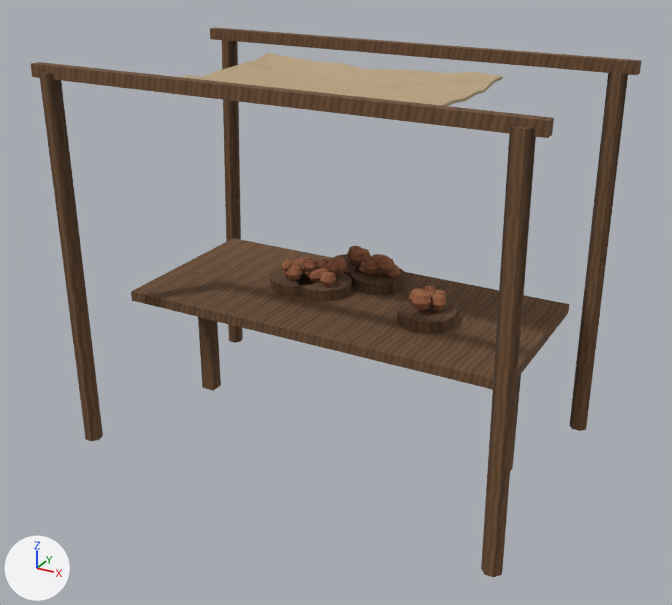
What one commit did to the glTF model assets/models/stall/canopy_fruit.glb.
One viewpoint serves both versions: a camera (50 mm lens) standing at (2.43, -4.45, 3.11) and looking at (0.03, -0.09, 0.93). The axes (+X, +Y, +Z) are drawn at lower left. The lights are the same throughout. The older version comes first. Vertices at exactly the same position are counted once.

Objects in the first picture: 'canopy_fruit'.
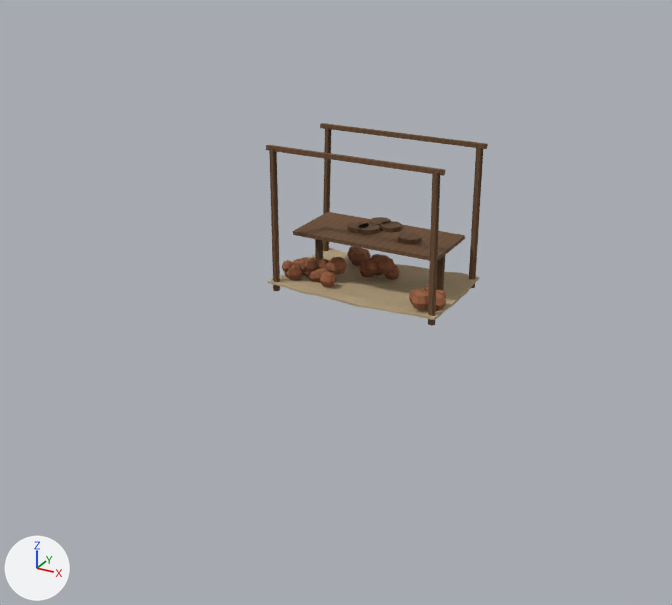
Where the newer file only moved an object's origin or applied its transform, the numbers keep the older frame.

The change, as a diff of the scene's bpy script:
```diff
--- a/assets/models/stall/canopy_fruit.glb.py
+++ b/assets/models/stall/canopy_fruit.glb.py
@@ me_cylinder @@
 # used by ob_canopy_fruit; location = (0.0, 0.0, 0.0)
-me_cylinder.from_pydata(...)  # 1468 vertices, 2708 faces; spans x -1.4..1.4, y -0.86..0.87, z -0.01..2.29
+me_cylinder.from_pydata(...)  # 1468 vertices, 2708 faces; spans x -0.42..0.66, y -0.12..0.57, z 0.91..1.8
+# me_cylinder part 1: the loose piece of 14 vertices spanning x -1.36..-1.24, y -0.86..-0.74, z 0.0..2.25 is scaled about its middle by 0.388, then moved by (0.92, 0.72, 0.23)
+# me_cylinder part 2: the loose piece of 14 vertices spanning x -1.37..-1.23, y 0.73..0.87, z 0.0..2.25 is scaled about its middle by 0.388, then moved by (0.92, -0.26, 0.23)
+# me_cylinder part 3: the loose piece of 14 vertices spanning x 1.24..1.36, y -0.86..-0.73, z 0.0..2.25 is scaled about its middle by 0.388, then moved by (-0.68, 0.72, 0.23)
+# me_cylinder part 4: the loose piece of 14 vertices spanning x 1.24..1.36, y 0.74..0.87, z 0.0..2.25 is scaled about its middle by 0.388, then moved by (-0.68, -0.26, 0.23)
+# me_cylinder part 5: the loose piece of 8 vertices spanning x -1.4..1.4, y -0.83..-0.77, z 2.21..2.29 is scaled about its middle by 0.388, then moved by (0.12, 0.72, -0.46)
+# me_cylinder part 6: the loose piece of 8 vertices spanning x -1.4..1.4, y 0.77..0.83, z 2.21..2.29 is scaled about its middle by 0.388, then moved by (0.12, -0.26, -0.46)
+# me_cylinder part 7: the loose piece of 8 vertices spanning x -1.2..1.2, y -0.45..0.65, z 0.82..0.88 is scaled about its middle by 0.388, then moved by (0.12, 0.17, 0.4)
+# me_cylinder part 8: the loose piece of 8 vertices spanning x -1.09..-1.0, y 0.05..0.15, z -0.01..0.85 is scaled about its middle by 0.387, then moved by (0.76, 0.17, 0.66)
+# me_cylinder part 9: the loose piece of 8 vertices spanning x 1.0..1.09, y 0.05..0.15, z -0.01..0.85 is scaled about its middle by 0.387, then moved by (-0.52, 0.17, 0.66)
+# me_cylinder part 10: the loose piece of 24 vertices spanning x -0.32..0.02, y 0.3..0.64, z 0.88..0.95 is scaled about its middle by 0.387, then moved by (0.21, -0.05, 0.36)
+# me_cylinder part 11: the loose piece of 24 vertices spanning x 0.39..0.73, y -0.15..0.19, z 0.88..0.95 is scaled about its middle by 0.387, then moved by (-0.22, 0.22, 0.36)
+# me_cylinder part 12: the loose piece of 24 vertices spanning x -0.52..-0.18, y -0.06..0.28, z 0.88..0.95 is scaled about its middle by 0.387, then moved by (0.34, 0.16, 0.36)
+# me_cylinder part 13: the loose piece of 24 vertices spanning x -0.09..0.25, y 0.21..0.55, z 0.88..0.95 is scaled about its middle by 0.388, then moved by (0.07, 0.0, 0.36)
+# me_cylinder part 14: the loose piece of 24 vertices spanning x -0.34..0.0, y -0.04..0.3, z 0.88..0.95 is scaled about its middle by 0.388, then moved by (0.23, 0.16, 0.36)
+# me_cylinder part 15: the loose piece of 160 vertices spanning x -0.75..0.75, y -0.48..0.48, z 2.12..2.22 is scaled about its middle by 0.722, then moved by (0.12, 0.23, -1.22)
 me_cylinder.materials.append(mat_wood)
```

Boxes [x1, y1, x2, y2] around the edits, measured in the pictures (672 x 605 px; the box of a moved part takes in the faces that stretch with it):
'canopy_fruit', reshaped (64% narrower, 63% shorter): before [31, 27, 642, 577]; after [266, 123, 488, 326]
part 1 of me_cylinder, moved or reshaped: before [39, 71, 103, 441]; after [269, 148, 280, 291]
part 2 of me_cylinder, moved or reshaped: before [222, 35, 243, 343]; after [323, 127, 332, 251]
part 3 of me_cylinder, moved or reshaped: before [481, 125, 536, 577]; after [428, 172, 440, 326]
part 4 of me_cylinder, moved or reshaped: before [570, 67, 628, 431]; after [469, 146, 483, 288]
part 5 of me_cylinder, moved or reshaped: before [31, 62, 554, 138]; after [266, 145, 445, 176]
part 6 of me_cylinder, moved or reshaped: before [210, 27, 642, 75]; after [320, 123, 488, 149]
part 7 of me_cylinder, moved or reshaped: before [131, 238, 569, 390]; after [293, 212, 465, 261]
part 8 of me_cylinder, moved or reshaped (mostly hidden afterwards): before [198, 317, 221, 391]; after [315, 239, 323, 262]
part 9 of me_cylinder, moved or reshaped: before [510, 374, 521, 471]; after [436, 255, 445, 290]
part 10 of me_cylinder, moved or reshaped: before [329, 254, 371, 278]; after [370, 217, 391, 226]
part 11 of me_cylinder, moved or reshaped: before [397, 300, 457, 334]; after [398, 233, 421, 245]
part 12 of me_cylinder, moved or reshaped: before [270, 268, 316, 297]; after [347, 222, 369, 233]
part 13 of me_cylinder, moved or reshaped: before [351, 267, 406, 295]; after [380, 221, 402, 233]
part 14 of me_cylinder, moved or reshaped: before [296, 273, 352, 302]; after [358, 223, 380, 235]
part 15 of me_cylinder, moved or reshaped: before [181, 53, 503, 106]; after [268, 248, 479, 320]
